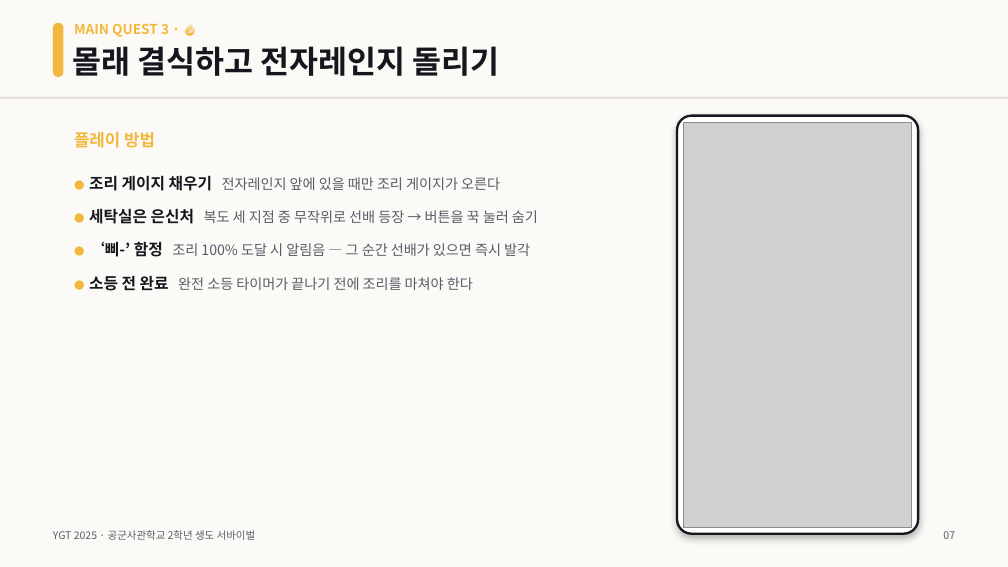
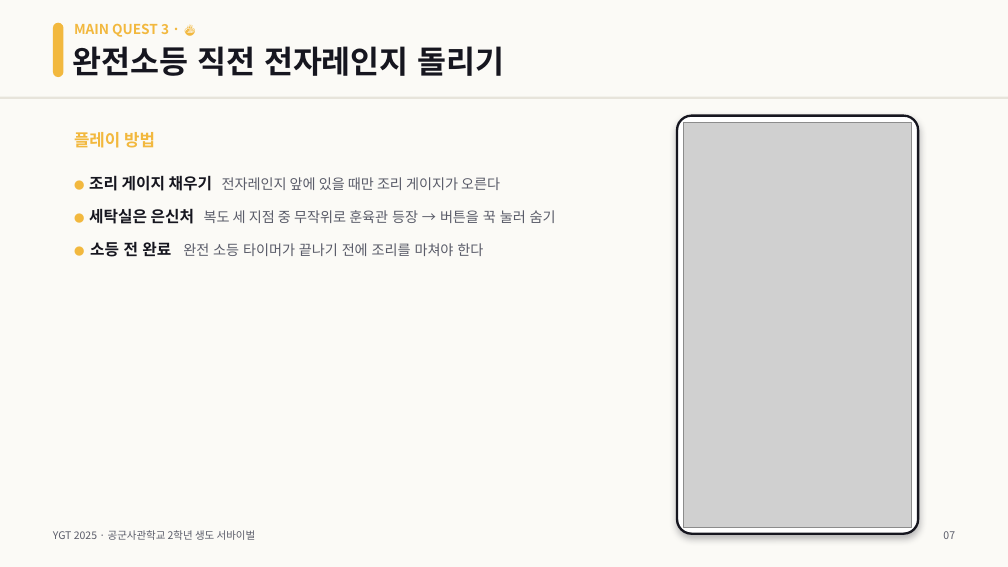
Before and after one commit to HyosanL/YGT2025, a slide deck: slide 7 of YGT2025_발표자료.pptx. Drawn at 1008x567 pixels with LibreOffice and Linux fonts; fonts in the diff are those of the drawing; grey boxes stand for pictures. Boxes give left, top, right and bottom in pixels: in the first picture for what was removed or moved away, otherwise in the second. Text is boxed around its words. In the diff, an @@ line names an element or a change of style, - is before the commit and + after.

```diff
--- a/YGT2025_발표자료.pptx
+++ b/YGT2025_발표자료.pptx
@@ text at <box>73,46,505,76</box>: text changed @@
-몰래 결식하고 전자레인지 돌리기
+완전소등 직전 전자레인지 돌리기
@@ text at <box>204,210,556,223</box>: text changed @@
-● 세탁실은 은신처 복도 세 지점 중 무작위로 선배 등장 → 버튼을 꾹 눌러 숨기
-● ‘삐-’ 함정 조리 100% 도달 시 알림음 — 그 순간 선배가 있으면 즉시 발각
+● 세탁실은 은신처 복도 세 지점 중 무작위로 훈육관 등장 → 버튼을 꾹 눌러 숨기
```
Also in this commit, not shown: 5 other slides changed.
